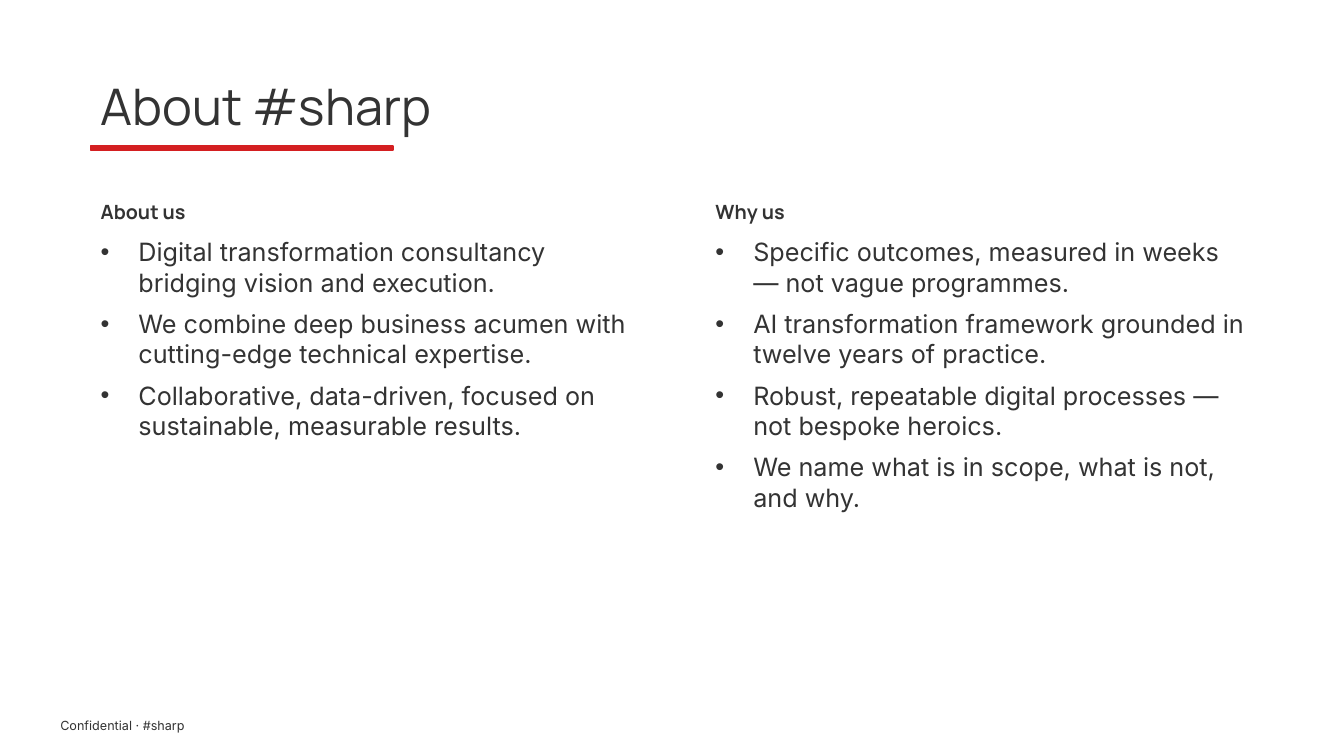
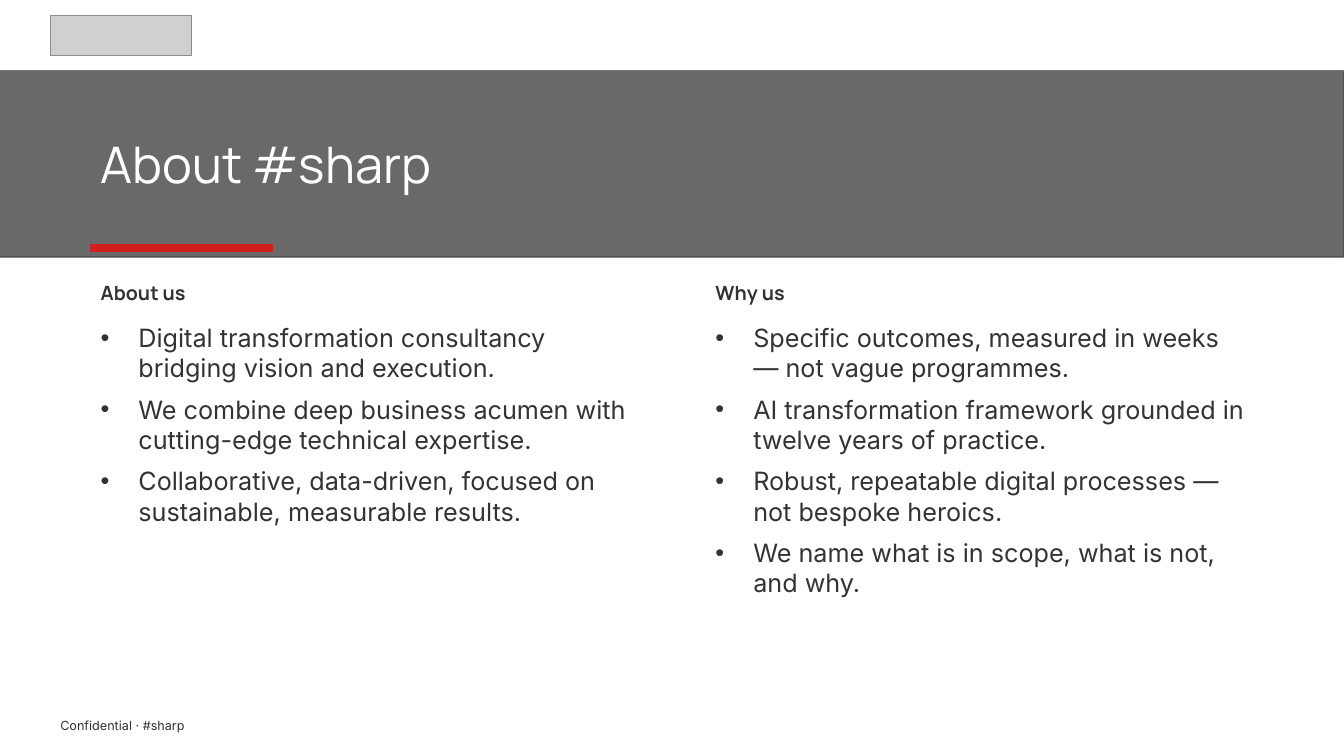
Before and after one commit to sharpdigital/sharpdigital.co.uk, a slide deck: slide 2 of docs/templates/proposal-template.pptx. Drawn at 1344x756 pixels with LibreOffice and Linux fonts; fonts in the diff are those of the drawing; grey boxes stand for pictures. Boxes give left, top, right and bottom in pixels: in the first picture for what was removed or moved away, otherwise in the second. Text is boxed around its words. In the diff, an @@ line names an element or a change of style, - is before the commit and + after.

Commit message:
feat(templates): match website chrome — header strip + per-slide hero band
Each slide now mirrors the site's page chrome:

- Top 0.7" white header strip with sharp_logo.svg top-left, plus a thin
  #eeeeee hairline (matches the site Header's border-b border-gray-200).
- 1.85" hero band on slides 2–5 (full-bleed below the header strip on
  the cover) with a page-specific bg image and a #333333 overlay at
  ~35% opacity. Slide titles overlay the hero in white Manrope, with
  the brand-red underline along the bottom edge of the band.
- White content area below for body copy and the 5-card grid.

Hero mapping per slide:
  Cover            services_bg.jpg
  About us         about_bg.jpg
  Your brief       analyse.jpg
  Proposed sols.   automation.jpg
  Next steps       contact_bg.jpg

Updates docs/brand/proposal.md (§2 colour rule, §2 logo, §5 four-zone
slide grid, §5 per-slide hero callouts, §6 new header-strip + hero-band
component, §8 worked examples, §11 hero asset rows) and the README's
slide table and refresh process to track the website's hero photography.

```diff
--- a/docs/templates/proposal-template.pptx
+++ b/docs/templates/proposal-template.pptx
@@ picture added at [50,15,192,55] @@
@@ line added from (0, 71) to (1344, 71), #EEEEEE 0.75 pt @@
@@ picture added at [0,71,1344,257] @@
@@ rectangle added at [0,71,1344,257], fill #333333 at 65% opacity @@
@@ text "About #sharp" at [101,146,431,195]: text colour #333333 to #FFFFFF @@
@@ rectangle: place and size @@
-rectangle at [91,146,393,150]
+rectangle at [91,245,272,251]
@@ text "About us": place and size @@
-text "About us" at [101,205,186,220]
+text "About us" at [101,286,186,301]
@@ text "Why us": place and size @@
-text "Why us" at [715,205,785,224]
+text "Why us" at [715,286,785,305]
@@ text "Digital transformation consultancy bridging vision ...": place and size @@
-text "Digital transformation consultancy bridging vision ..." at [138,242,626,440]
+text "Digital transformation consultancy bridging vision ..." at [138,328,626,526]
@@ text "Specific outcomes, measured in weeks ...": place and size @@
-text "Specific outcomes, measured in weeks ..." at [753,242,1244,512]
+text "Specific outcomes, measured in weeks ..." at [753,328,1244,597]
```
Also in this commit, not shown: 4 other slides changed, 3 other files.
